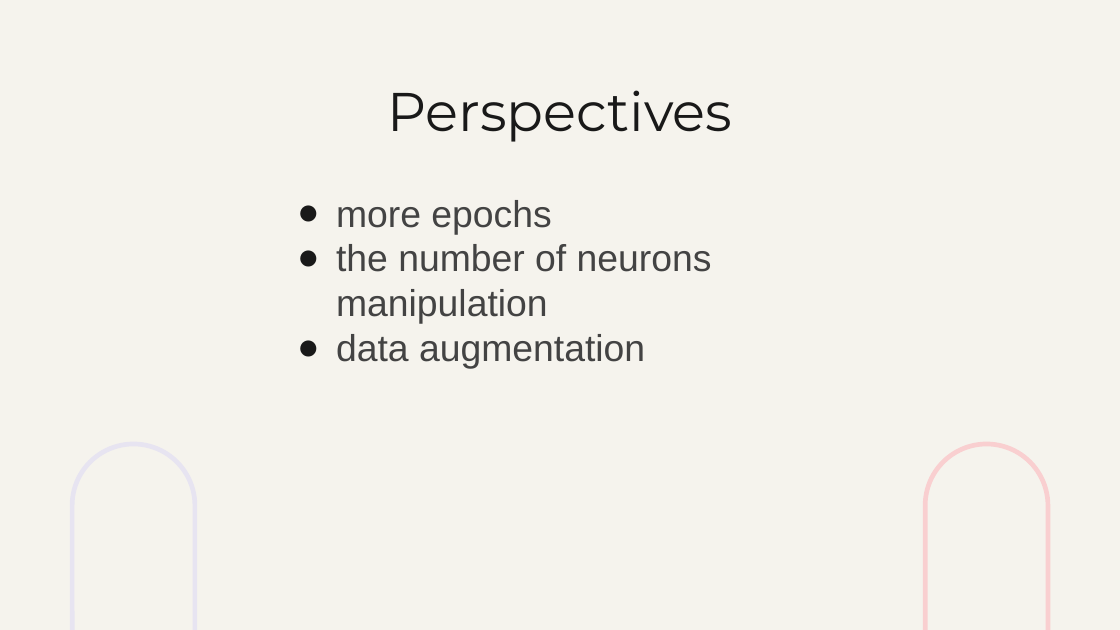
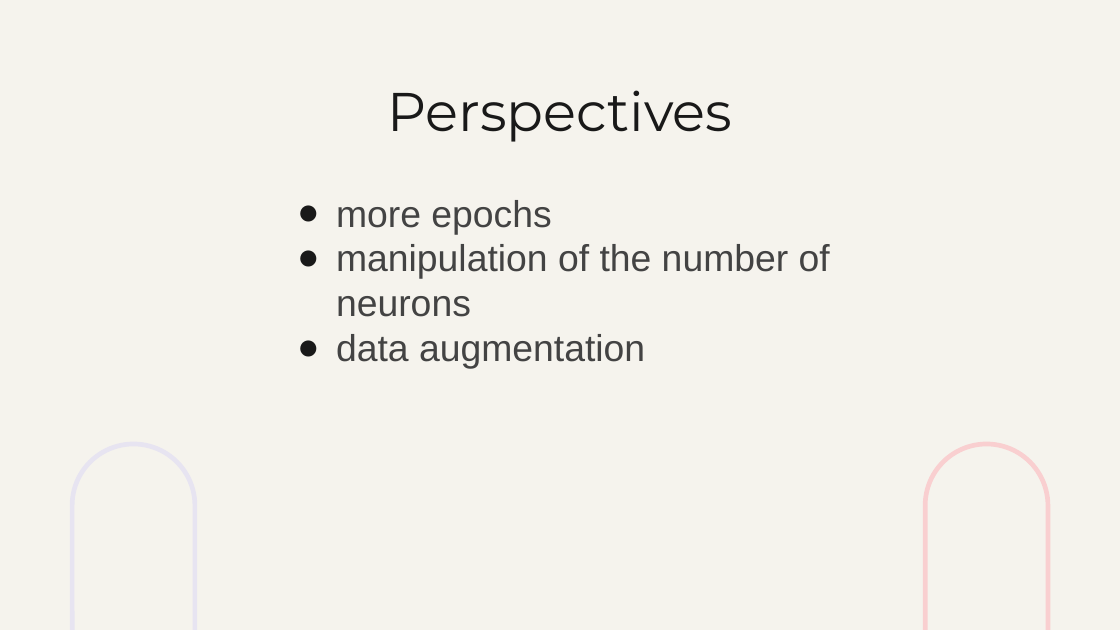
Before and after one commit to tymsoncyferki/Anomaly-Detection, a slide deck: slide 42 of final_presentation_anomaly_detection_new.pptx. Drawn at 1120x630 pixels with LibreOffice and Linux fonts; fonts in the diff are those of the drawing. Boxes give left, top, right and bottom in pixels: in the first picture for what was removed or moved away, otherwise in the second. Text is boxed around its words. In the diff, an @@ line names an element or a change of style, - is before the commit and + after.

Commit message:
update perspectives

```diff
--- a/final_presentation_anomaly_detection_new.pptx
+++ b/final_presentation_anomaly_detection_new.pptx
@@ text at [336,244,830,317]: text changed @@
-● the number of neurons manipulation
+● manipulation of the number of neurons
```
